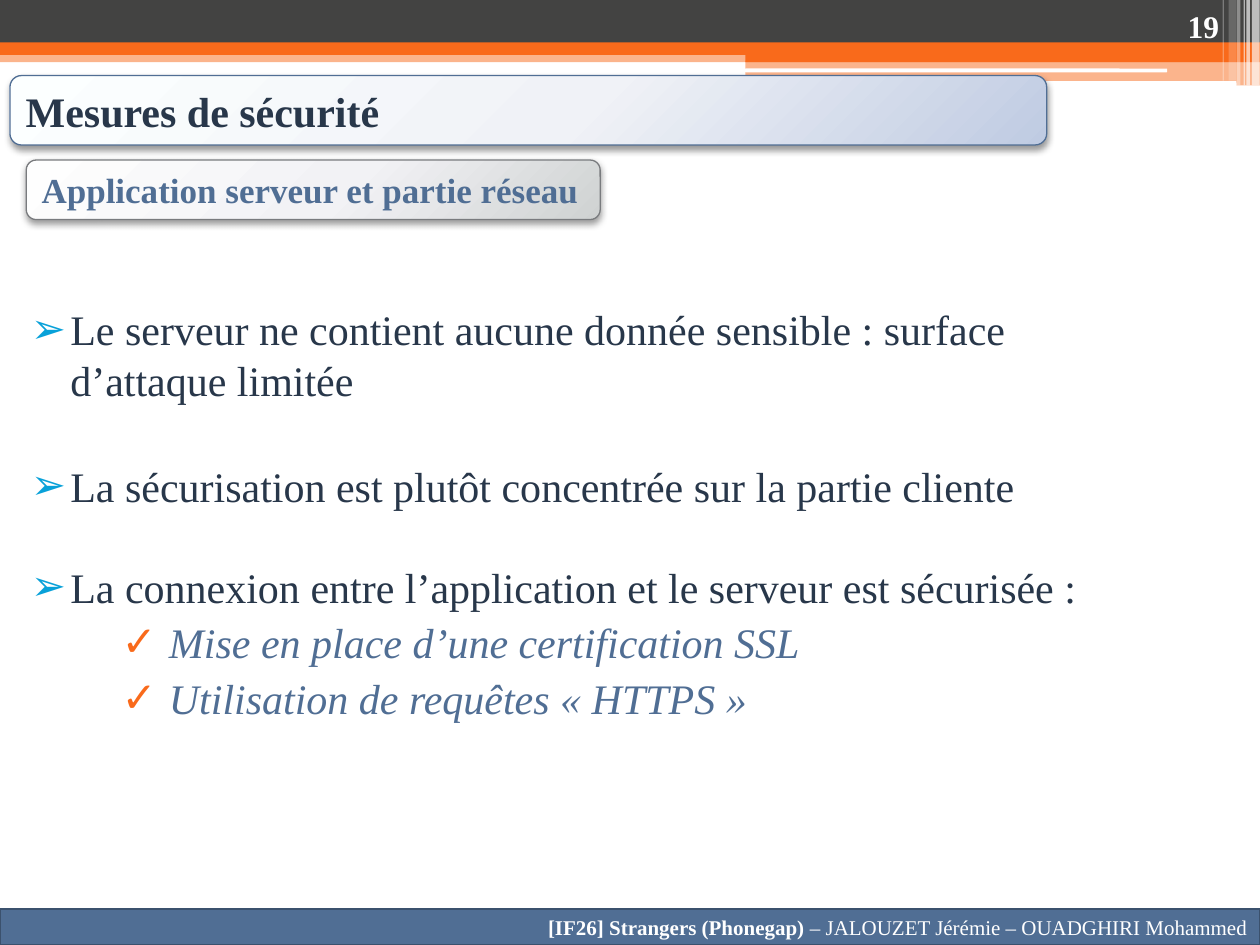
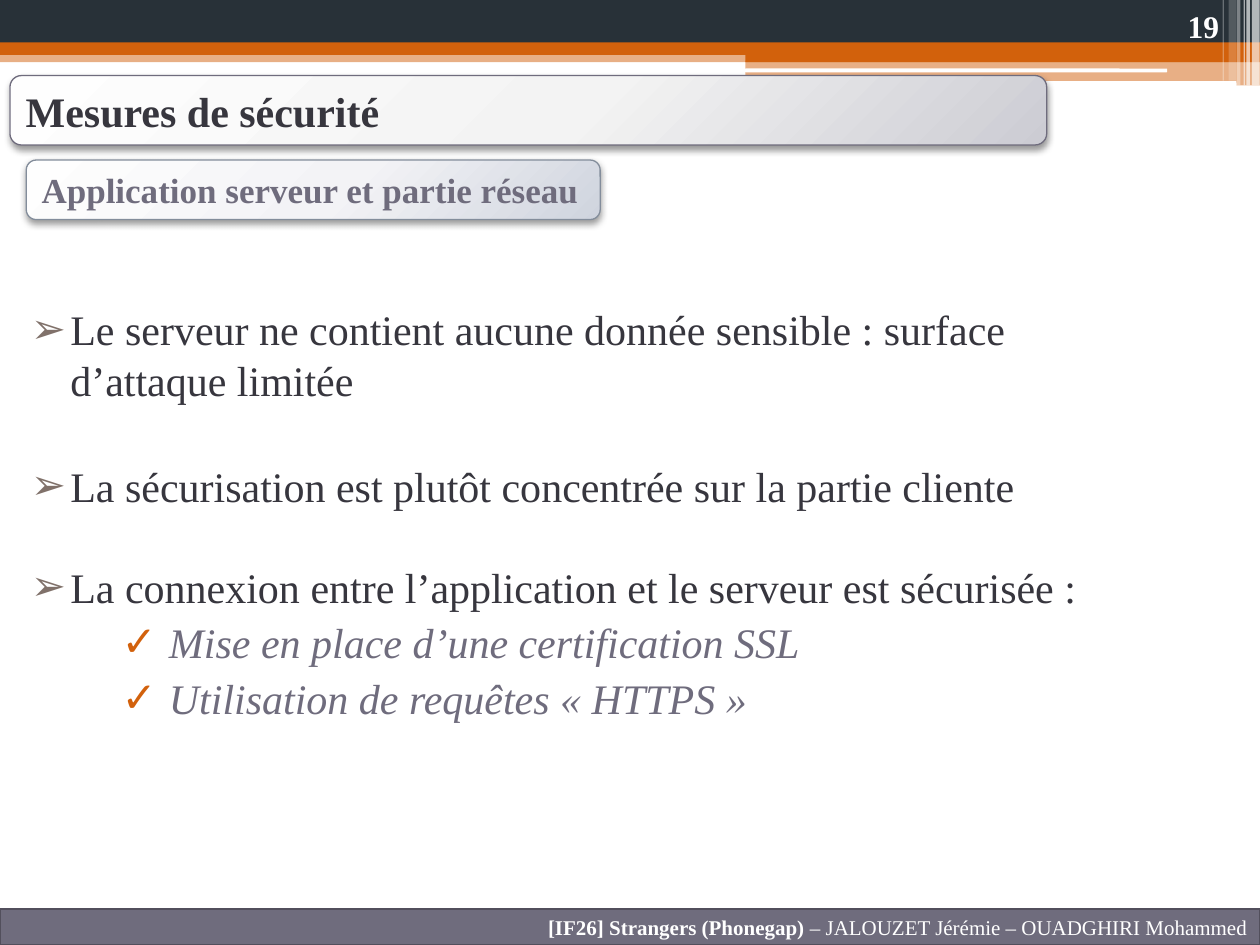
Before and after one commit to Anicky/Strangers-Phonegap, a slide deck: slide 19 of Presentation/Presentation IF26.pptx. Drawn at 1260x945 pixels with LibreOffice and Linux fonts; fonts in the diff are those of the drawing. Boxes give left, top, right and bottom in pixels: in the first picture for what was removed or moved away, otherwise in the second. Text is boxed around its words. In the diff, an @@ line names an element or a change of style, - is before the commit and + after.

```diff
--- a/Presentation/Presentation IF26.pptx
+++ b/Presentation/Presentation IF26.pptx
@@ rectangle at (x1=0, y1=0, x2=1260, y2=43): fill #434342 to #283138 @@
@@ rectangle at (x1=0, y1=50, x2=1260, y2=62): fill #F96A1B at 50% opacity to #D2610C at 50% opacity @@
@@ rectangle at (x1=0, y1=43, x2=1260, y2=55): fill #F96A1B to #D2610C @@
@@ rectangle at (x1=746, y1=49, x2=1260, y2=62): fill #F96A1B to #D2610C @@
@@ rounded rectangle "Mesures de sécurité" at (x1=10, y1=76, x2=1047, y2=145): text colour #28374A to #38363E; fill gradient #FEFEFE to #F0F3F8 to #BFCBE2 to gradient #FEFEFE to #F3F3F5 to #CDCBD4; outline #506E94 0.75 pt to #6F6C7D 0.75 pt @@
@@ rectangle at (x1=746, y1=60, x2=1260, y2=86): fill #F96A1B at 50% opacity to #D2610C at 50% opacity @@
@@ rounded rectangle "Application serveur et partie réseau" at (x1=26, y1=160, x2=600, y2=219): text colour #506E94 to #6F6C7D; fill gradient #FEFEFE to #F4F4F4 to #D0D1D3 to gradient #FEFEFE to #F3F5F7 to #CED5DE; outline #797B7E 0.75 pt to #838D9B 0.75 pt @@
@@ text "Le serveur ne contient aucune ..." at (x1=70, y1=315, x2=1054, y2=723): text colour #28374A to #38363E in "Le serveur ne contient aucune donnée sensible ...", "La sécurisation est plutôt concentrée sur la ...", "La connexion entre l’application et le serveur ..."; text colour #506E94 to #6F6C7D in "Mise en place d’une certification SSL", "Utilisation de requêtes « HTTPS »"; bullet colour #08A1D9 to #80716A; bullet colour #F96A1B to #D2610C @@
@@ rectangle "[IF26] Strangers (Phonegap) – JALOUZET ..." at (x1=0, y1=908, x2=1260, y2=945): fill #506E94 to #6F6C7D; outline #3B516D 1.5 pt to #52505C 1.5 pt @@
```
Also in this commit, not shown: 20 other slides changed, 2 other files.
